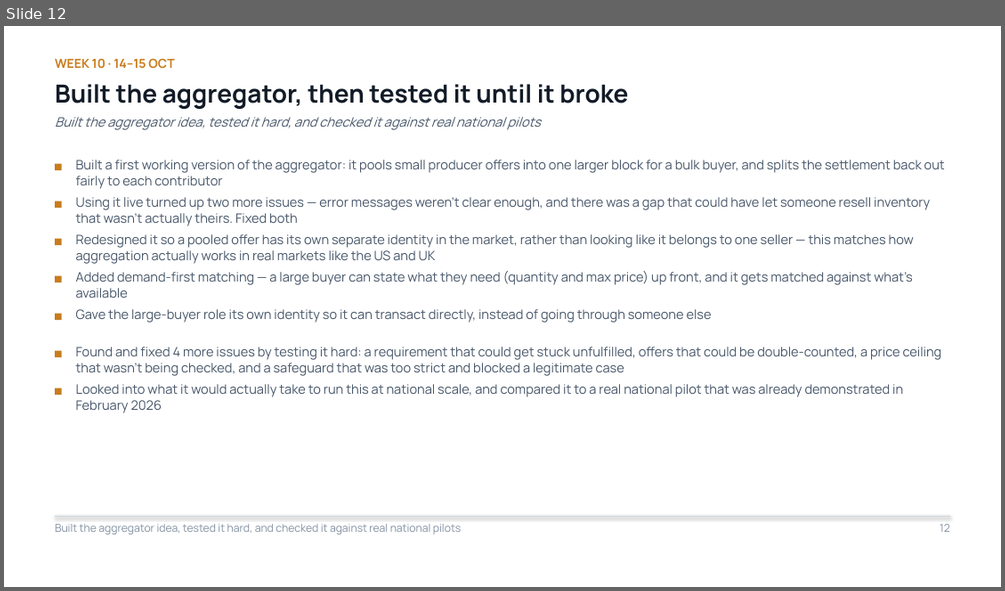
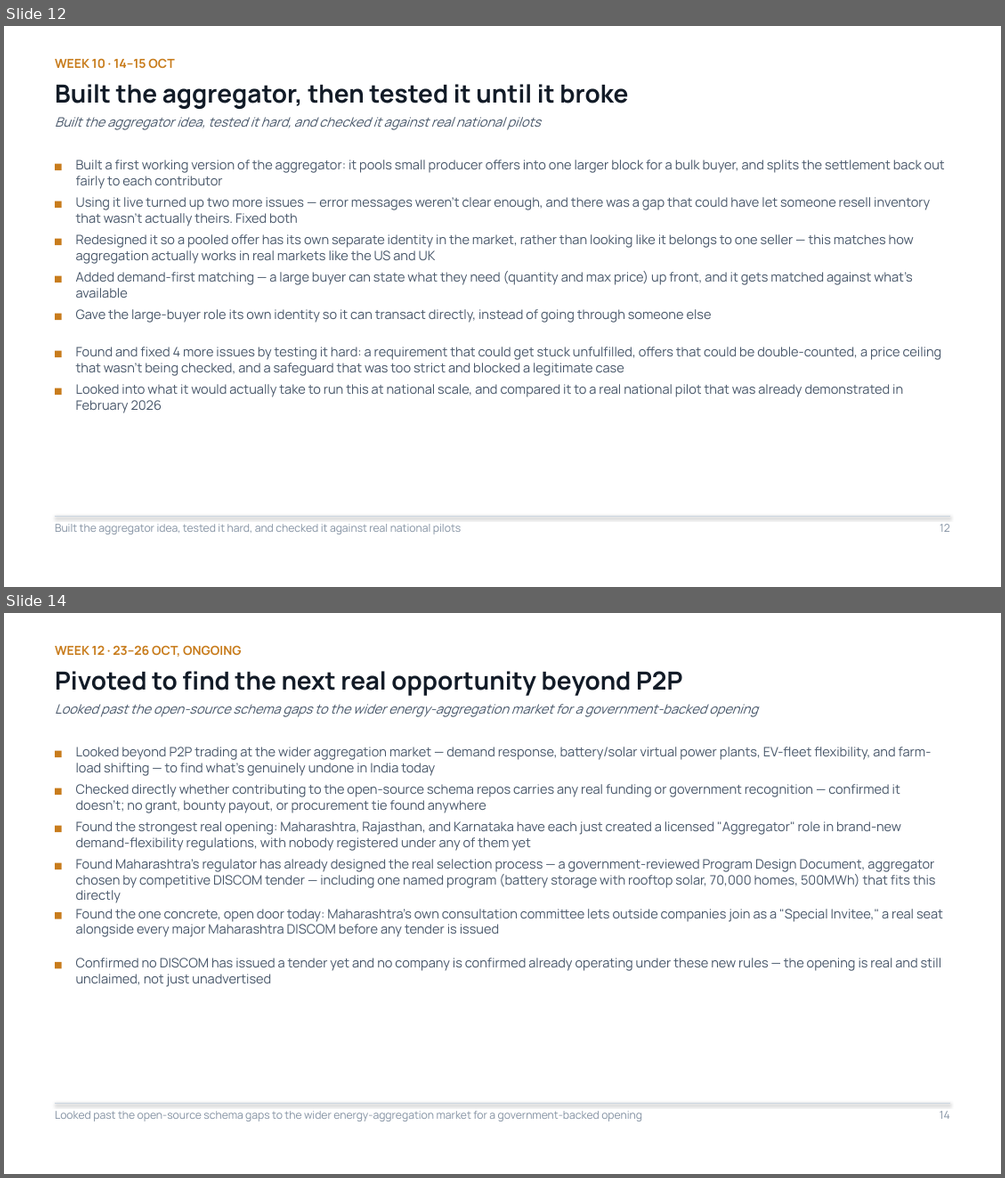
Before and after one commit to Sanjay-dev22/personal-deg, a slide deck: work-record/DEG-IES-Work-Record.pptx. Shown one above the other, each under a label of ours: slide 12 before the commit, slides 12 and 14 after it; the slides between them are not shown. The pictures are 1005x591 and 1005x1178 pixels, drawn with LibreOffice and Linux fonts; fonts in the diff are those of the drawing. Boxes give left, top, right and bottom in pixels: in the first picture for what was removed or moved away, otherwise in the second. Text is boxed around its words. In the diff, an @@ line names an element or a change of style, - is before the commit and + after.

```diff
--- a/work-record/DEG-IES-Work-Record.pptx
+++ b/work-record/DEG-IES-Work-Record.pptx
@@ slide 14 added at <box>4,613,1001,1174</box>, background #FFFFFF @@
@@ text added at <box>55,645,241,657</box>, 12 pt, text #C87C1C, bold @@
+WEEK 12 · 23–26 OCT, ONGOING
@@ text added at <box>55,671,682,696</box>, 24 pt, text #121B27, bold @@
+Pivoted to find the next real opportunity beyond P2P
@@ text added at <box>55,704,758,717</box>, 12.5 pt, text #48576A, italic @@
+Looked past the open-source schema gaps to the wider energy-aggregation market for a government-backed opening
@@ rectangle added at <box>55,751,62,757</box>, fill #C87C1C @@
@@ text added at <box>76,747,931,776</box>, 12.5 pt, text #48576A @@
+Looked beyond P2P trading at the wider aggregation market — demand response, battery/solar virtual power plants, EV-fleet flexibility, and farm-load shifting — to find what's genuinely undone in India today
@@ rectangle added at <box>55,788,62,795</box>, fill #C87C1C @@
@@ text added at <box>76,784,900,813</box>, 12.5 pt, text #48576A @@
+Checked directly whether contributing to the open-source schema repos carries any real funding or government recognition — confirmed it doesn't; no grant, bounty payout, or procurement tie found anywhere
@@ rectangle added at <box>55,826,62,832</box>, fill #C87C1C @@
@@ text added at <box>76,821,901,851</box>, 12.5 pt, text #48576A @@
+Found the strongest real opening: Maharashtra, Rajasthan, and Karnataka have each just created a licensed "Aggregator" role in brand-new demand-flexibility regulations, with nobody registered under any of them yet
@@ rectangle added at <box>55,863,62,869</box>, fill #C87C1C @@
@@ text added at <box>76,859,936,903</box>, 12.5 pt, text #48576A @@
+Found Maharashtra's regulator has already designed the real selection process — a government-reviewed Program Design Document, aggregator chosen by competitive DISCOM tender — including one named program (battery storage with rooftop solar, 70,000 homes, 500MWh) that fits this directly
@@ rectangle added at <box>55,912,62,919</box>, fill #C87C1C @@
@@ text added at <box>76,908,943,937</box>, 12.5 pt, text #48576A @@
+Found the one concrete, open door today: Maharashtra's own consultation committee lets outside companies join as a "Special Invitee," a real seat alongside every major Maharashtra DISCOM before any tender is issued
@@ text added at <box>76,957,942,987</box>, 12.5 pt, text #48576A @@
+Confirmed no DISCOM has issued a tender yet and no company is confirmed already operating under these new rules — the opening is real and still unclaimed, not just unadvertised
@@ rectangle added at <box>55,962,62,968</box>, fill #C87C1C @@
@@ line added from (55, 1103) to (950, 1103), #CBD5E0 0.75 pt @@
@@ text added at <box>55,1111,642,1121</box>, 10.5 pt, text #8391A2 @@
+Looked past the open-source schema gaps to the wider energy-aggregation market for a government-backed opening
@@ text added at <box>939,1111,950,1119</box>, 10.5 pt, text #8391A2 @@
+14
```
Also in this commit, not shown: 2 slides changed, 1 other slide added.
